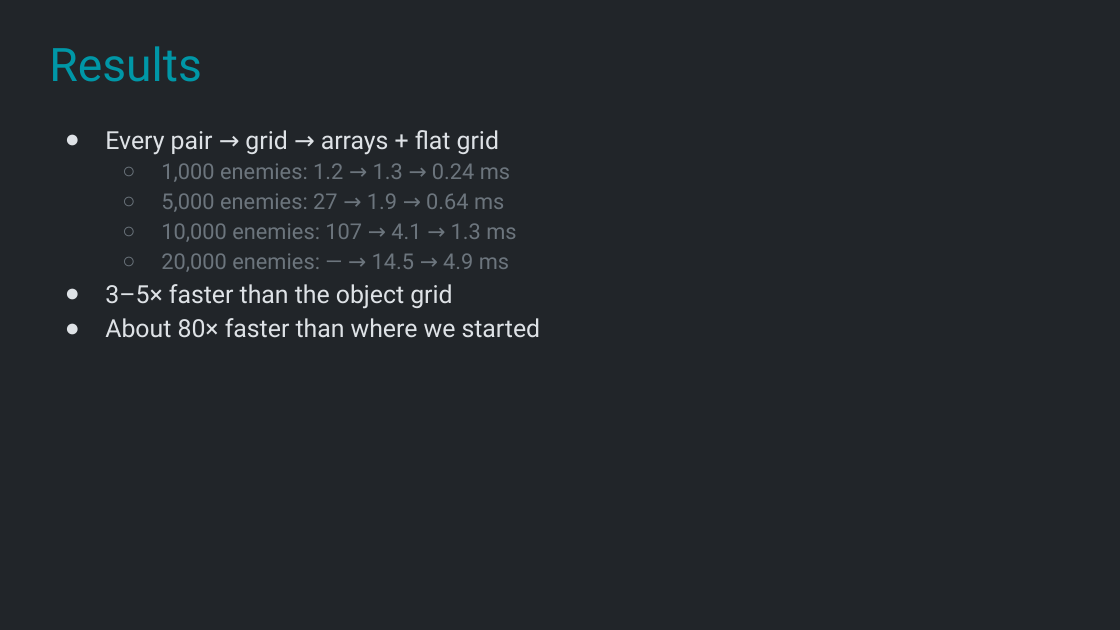
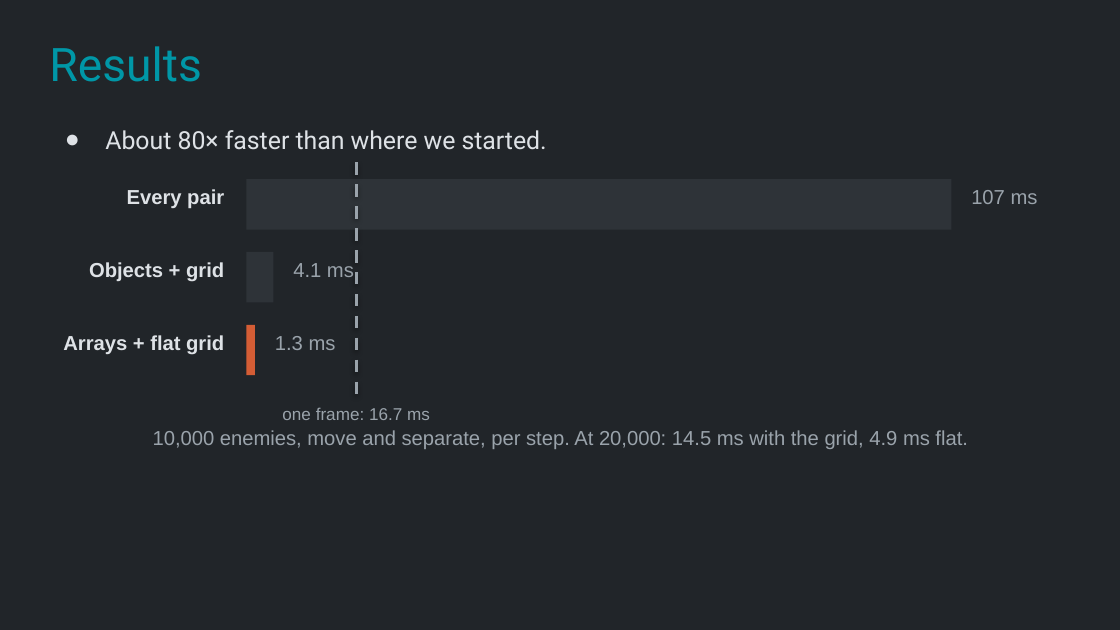
Before and after one commit to Metamate/gar, a slide deck: slide 18 of slides/12 Vampire Survivors.pptx. Drawn at 1120x630 pixels with LibreOffice and Linux fonts; fonts in the diff are those of the drawing. Boxes give left, top, right and bottom in pixels: in the first picture for what was removed or moved away, otherwise in the second. Text is boxed around its words. In the diff, an @@ line names an element or a change of style, - is before the commit and + after.

```diff
--- a/slides/12 Vampire Survivors.pptx
+++ b/slides/12 Vampire Survivors.pptx
@@ text at bbox=[105, 130, 547, 150]: text changed; size 14 to 16 pt; text colour #6C757D to #DEE2E6 @@
-● Every pair → grid → arrays + flat grid
-  ○ 1,000 enemies: 1.2 → 1.3 → 0.24 ms
-  ○ 5,000 enemies: 27 → 1.9 → 0.64 ms
-  ○ 10,000 enemies: 107 → 4.1 → 1.3 ms
-  ○ 20,000 enemies: — → 14.5 → 4.9 ms
-● 3–5× faster than the object grid
-● About 80× faster than where we started
+● About 80× faster than where we started.
@@ rectangle added at bbox=[246, 179, 951, 230], fill #2E3338 @@
@@ line added from (356, 162) to (356, 398), #9AA3AB 2 pt dashed @@
@@ text added at bbox=[127, 189, 224, 208], 13 pt, text #DEE2E6, bold @@
+Every pair
@@ text added at bbox=[971, 190, 1038, 204], 13 pt, text #9AA3AB @@
+107 ms
@@ text added at bbox=[89, 262, 224, 282], 13 pt, text #DEE2E6, bold @@
+Objects + grid
@@ rectangle added at bbox=[246, 252, 273, 302], fill #2E3338 @@
@@ text added at bbox=[293, 263, 354, 277], 13 pt, text #9AA3AB @@
+4.1 ms
@@ rectangle added at bbox=[246, 325, 255, 375], fill #D45D35 @@
@@ text added at bbox=[63, 335, 224, 355], 13 pt, text #DEE2E6, bold @@
+Arrays + flat grid
@@ text added at bbox=[275, 336, 336, 350], 13 pt, text #9AA3AB @@
+1.3 ms
@@ text added at bbox=[282, 407, 430, 420], 11 pt, text #9AA3AB @@
+one frame: 16.7 ms
@@ text added at bbox=[153, 430, 968, 449], 13 pt, text #9AA3AB @@
+10,000 enemies, move and separate, per step. At 20,000: 14.5 ms with the grid, 4.9 ms flat.
```
Also in this commit, not shown: 8 other slides changed, 1 slide added, 1 other file.
